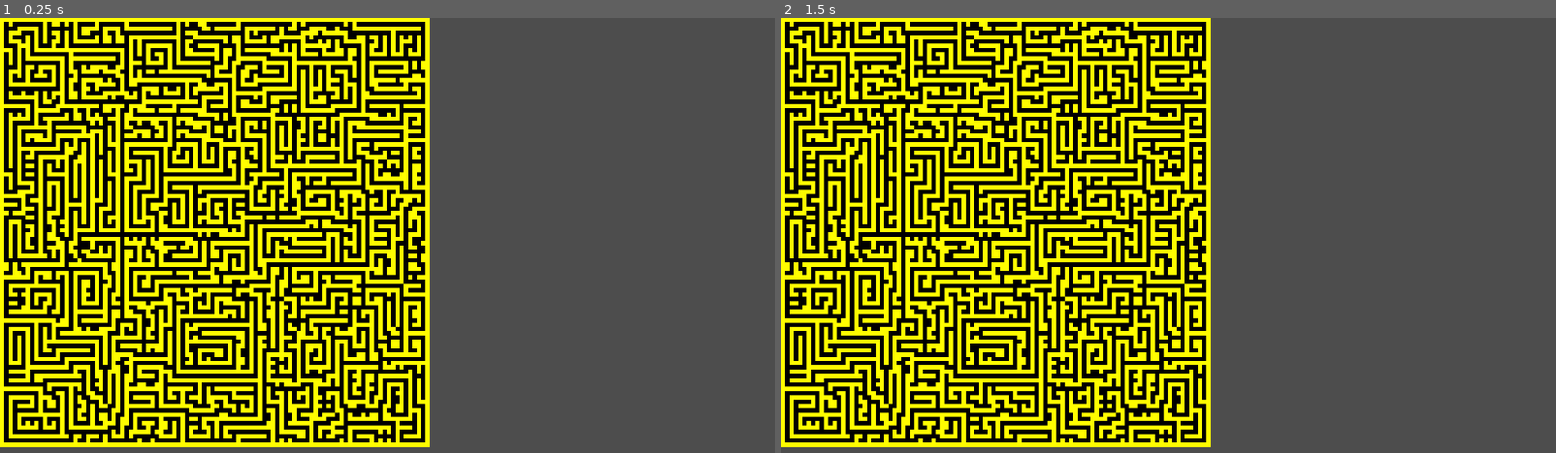
Above: before the commit, frames 1-2 (left to right).
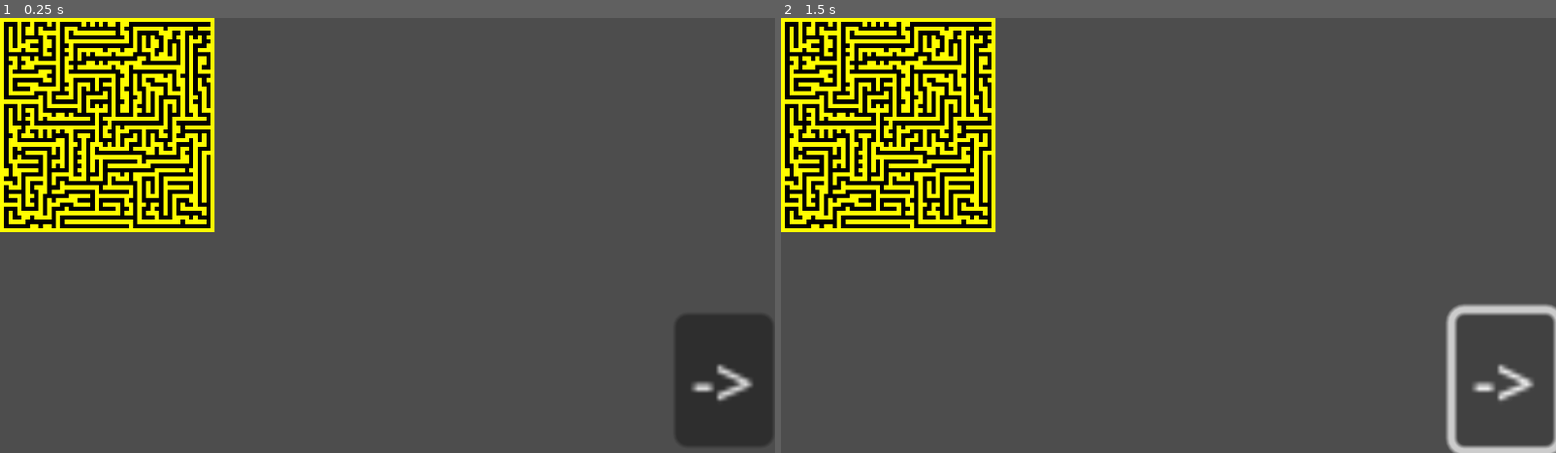
Above: after the commit, the same moments.

Repository: Kasperuz/Maze-Generator
Game: Godot game, scene res://assets/game world/World.tscn
Two runs of this game, one before a commit and one after it. Both use one fixed random seed, a clock stepped at 60 frames per second and the inputs below.
Inputs (mouse positions are in pixels of both pictures, inside the frame that each line leads up to):
- Up to frame 1 (0.25 s): no input
- Up to frame 2 (1.5 s): click (1501, 379) at 0.5 s, where only the run after the commit has a clickable "->"; click (1501, 379) at 1.25 s, where only the run after the commit has a clickable "->"

The runs differ from the first frame. In frame 1, 52% of the frame differs, in the area x 0-100%, y 0-99%; in frame 2, 50%.

Commit message:
Release 1.0

Diff:
--- a/assets/game world/World generator/World Generator2.gd
+++ b/assets/game world/World generator/World Generator2.gd
@@ -7,6 +7,8 @@
 
 var krysset := [Vector2i(0,-1),Vector2i(1,0),Vector2i(0,1),Vector2i(-1,0)]
 var hörnen := [Vector2i(1,1),Vector2i(-1,1),Vector2i(1,-1),Vector2i(-1,-1)]
+
+var indexIMapHistory := 0
 
 var rng := RandomNumberGenerator.new()
 
@@ -117,7 +119,9 @@
 						break
 			position += krysset[riktning]
 			ritaUtPixel(map, position, riktning, 1)
+			ritaKarta(map)
 
+		var hittade = false
 		var grenKandidater := []
 		for x in range(len(map)):
 			for y in range(len(map[x])):
@@ -129,13 +133,22 @@
 
 		position = grenKandidater[rng.randi_range(0, len(grenKandidater) - 1)]
 		for i in range(len(krysset)):
-			if map[krysset[i].x + position.x][krysset[i].y + position.y] == 0:
+			if map[krysset[i].x + position.x][krysset[i].y + position.y] == 1:
 				riktning = i
+				hittade = true
+				break
+		if !hittade:
+			print("error")
+			breakpoint
+		for i in range(len(krysset)):
+			if krysset[i].x + krysset[riktning].x == 0 && krysset[i].y + krysset[riktning].y == 0:
+				riktning = i
+				break
+
 		ritaUtPixel(map,position,riktning,1)
-
+		ritaKarta(map)
 	return map
 
 func _ready():
 	rng.randomize()
-	var bm = generate(Storlek,Vector2i(5,5))
-	ritaKarta(bm)
+	ritaKarta(generate(Storlek,Vector2i(5,5)))
--- a/assets/game world/World.tscn
+++ b/assets/game world/World.tscn
@@ -1,21 +1,15 @@
-[gd_scene load_steps=5 format=3 uid="uid://b8d6ox6f54j54"]
+[gd_scene load_steps=4 format=3 uid="uid://b8d6ox6f54j54"]
 
 [ext_resource type="PackedScene" path="res://assets/game world/World generator/World Generator.tscn" id="1"]
 [ext_resource type="PackedScene" uid="uid://cvmbkxqcf8epb" path="res://assets/game world/World generator/Tilemap/TileMap.tscn" id="2"]
-[ext_resource type="Script" path="res://assets/game world/World generator/World Generator.gd" id="3"]
 [ext_resource type="Script" path="res://assets/game world/World generator/World Generator2.gd" id="3_lt0xp"]
 
 [node name="World" type="Node2D"]
 
-[node name="World Generator" parent="." instance=ExtResource("1")]
-script = ExtResource("3")
-Width = 100
-Height = 100
-
-[node name="World Generator2" parent="." node_paths=PackedStringArray("tileMap") instance=ExtResource("1")]
+[node name="World Generator" parent="." node_paths=PackedStringArray("tileMap") instance=ExtResource("1")]
 script = ExtResource("3_lt0xp")
-Storlek = Vector2(100, 100)
-"SvängChans" = 0.25
+Storlek = Vector2(50, 50)
+"SvängChans" = 0.321
 tileMap = NodePath("../TileMap")
 
 [node name="Camera2D" type="Camera2D" parent="."]
@@ -24,4 +18,11 @@
 
 [node name="TileMap" parent="." instance=ExtResource("2")]
 
+[node name="->" type="Button" parent="."]
+offset_left = 157.0
+offset_top = 69.0
+offset_right = 180.0
+offset_bottom = 100.0
+text = "->"
+
 [editable path="TileMap"]
